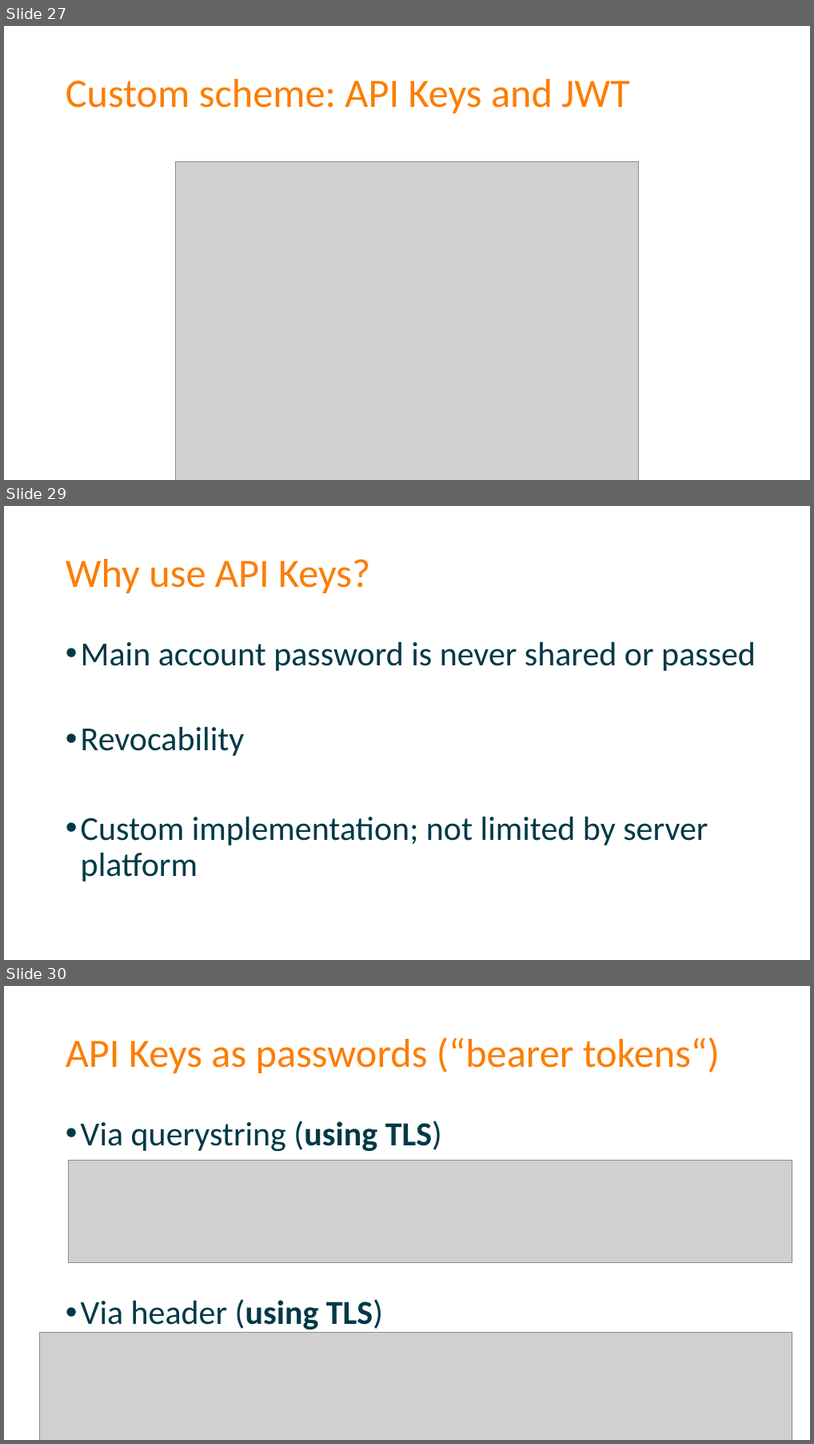
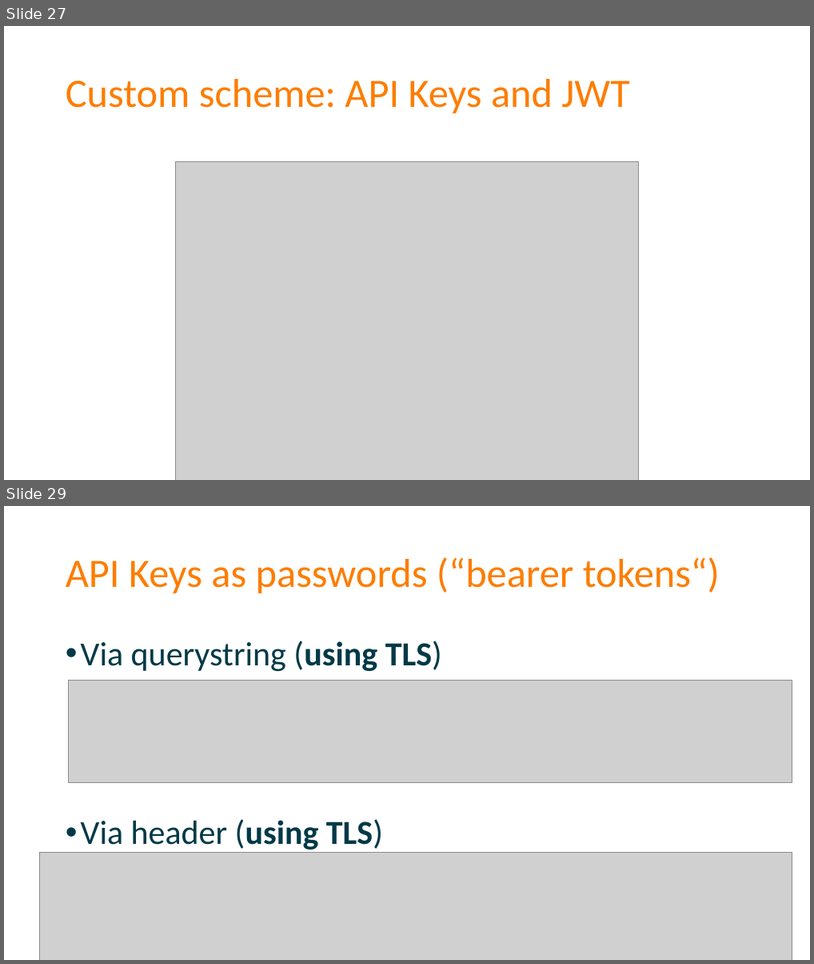
Before and after one commit to spetryjohnson/Securing-Your-API-Endpoints, a slide deck: Securing Your API Endpoints.pptx. Shown one above the other, each under a label of ours: slides 27, 29 and 30 before the commit, slides 27 and 29 after it; the slides between them are not shown. The pictures are 814x1444 and 814x964 pixels, drawn with LibreOffice and Linux fonts; fonts in the diff are those of the drawing; grey boxes stand for pictures. Boxes give left, top, right and bottom in pixels: in the first picture for what was removed or moved away, otherwise in the second. Text is boxed around its words. In the diff, an @@ line names an element or a change of style, - is before the commit and + after.

```diff
--- a/Securing Your API Endpoints.pptx
+++ b/Securing Your API Endpoints.pptx
@@ slide 29 removed at [4, 506, 810, 960], background #FFFFFF @@
@@ title removed at [66, 559, 370, 593] @@
-Why use API Keys?
@@ text removed at [81, 642, 756, 881] @@
-• Main account password is never shared or passed
-• Revocability
-• Custom implementation; not limited by server platform
@@ what was slide 30 is now slide 29 @@
```
Also in this commit, not shown: 4 slides changed, 1 slide added, 1 other file.
